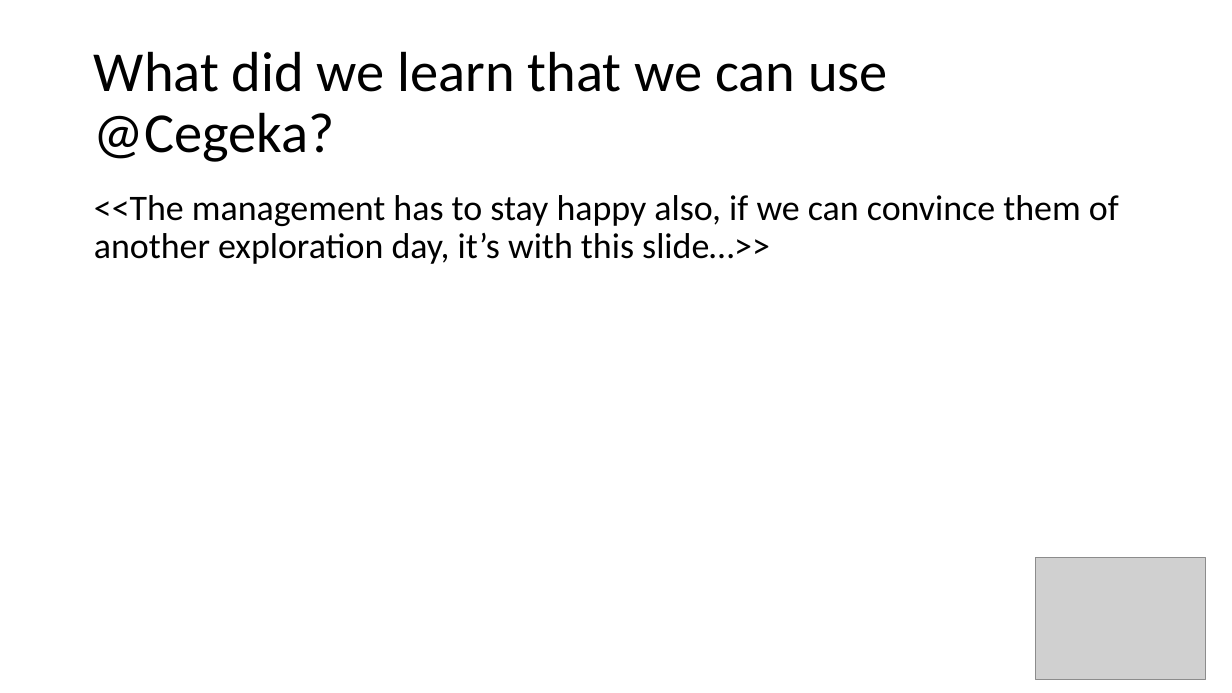
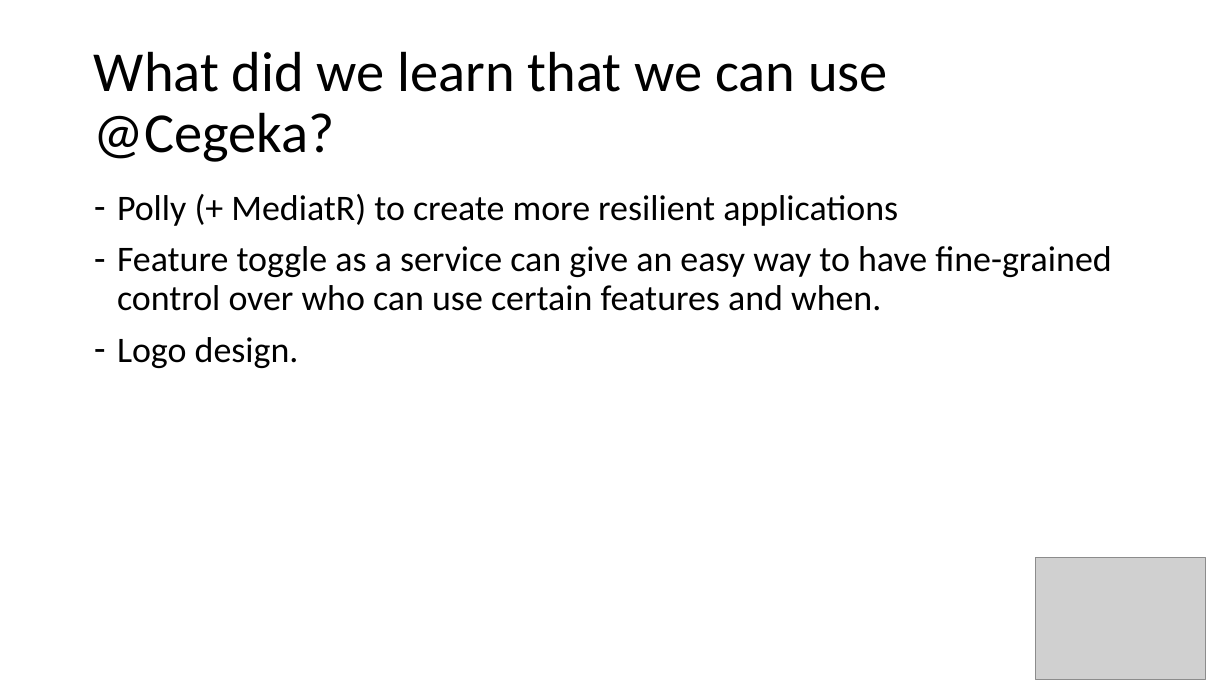
Before and after one commit to gitom/failback, a slide deck: slide 8 of FactSheet.pptx. Drawn at 1232x693 pixels with LibreOffice and Linux fonts; fonts in the diff are those of the drawing; grey boxes stand for pictures. Boxes give left, top, right and bottom in pixels: in the first picture for what was removed or moved away, otherwise in the second. Text is boxed around its words. In the diff, an @@ line names an element or a change of style, - is before the commit and + after.

```diff
--- a/FactSheet.pptx
+++ b/FactSheet.pptx
@@ text at [117,194,1111,368]: text changed @@
-<<The management has to stay happy also, if we can convince them of another exploration day, it’s with this slide…>>
+– Polly (+ MediatR) to create more resilient applications
+– Feature toggle as a service can give an easy way to have fine-grained control over who can use certain features and when.
+– Logo design.
```
Also in this commit, not shown: 8 other slides changed.
